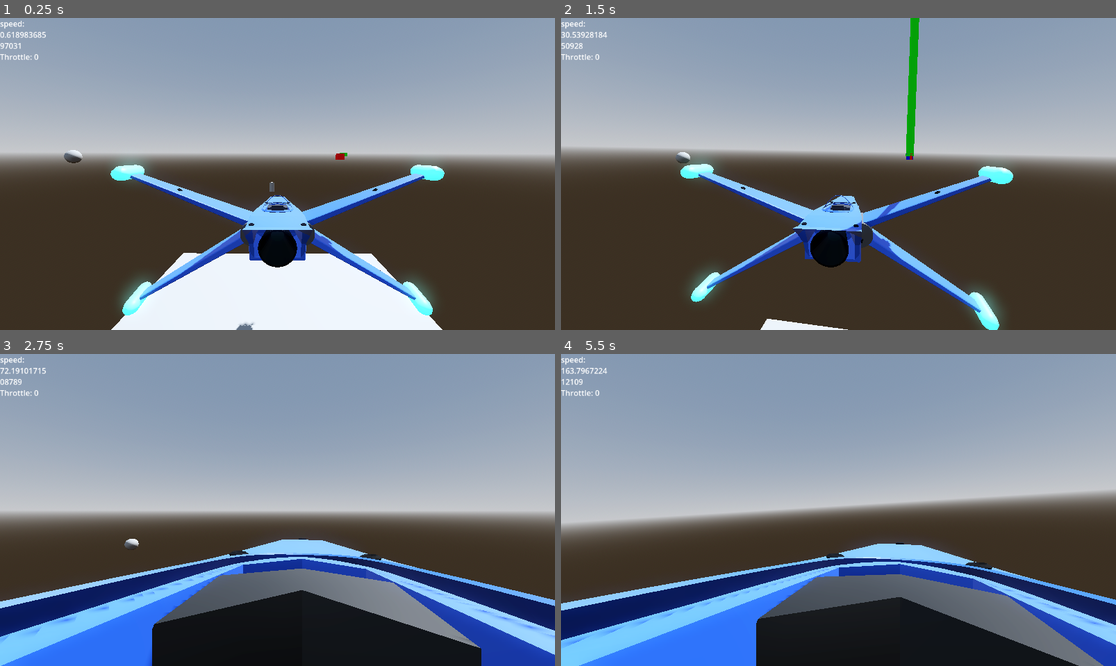
Above: before the commit, frames 1-4 (two rows, left to right).
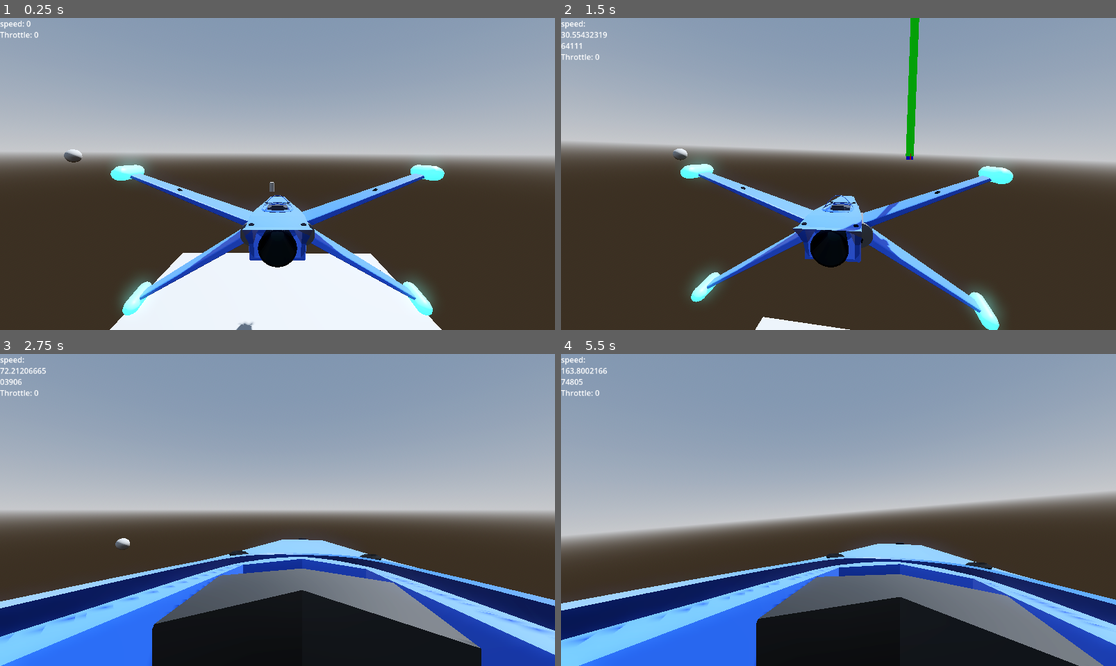
Above: after the commit, the same moments.

Repository: ZoeTheFox/oddity
Game: Godot game, scene res://Scenes/Main Scene/Main.tscn
The game is run twice, just before and just after one commit, with the same random seed, the same clock (stepped at 60 frames per second) and the same inputs.
Inputs (mouse positions are in pixels of both pictures, inside the frame that each line leads up to):
- Up to frame 1 (0.25 s): no input
- Up to frame 2 (1.5 s): move the mouse to (866, 174) at 0.52 s; hold Alt (camera-look-around) 0.53-1.28 s; hold Space (move-up) from 0.53 s (still down); move the mouse to (810, 174) at 1.27 s; tap Alt (camera-look-around) at 1.35 s
- Up to frame 3 (2.75 s): keep holding Space (move-up); move the mouse to (288, 503) at 2.02 s; hold K (camera-switch-view) from 2.03 s (still down); tap Alt (camera-look-around) at 2.3 s
- Up to frame 4 (5.5 s): keep holding Space (move-up); move the mouse to (832, 516) at 2.77 s; release K (camera-switch-view) at 2.78 s; tap Alt (camera-look-around) at 2.85, 4.55 s; move the mouse to (877, 513) at 3.52 s; hold Alt (camera-look-around) 3.53-4.28 s; move the mouse to (794, 506) at 4.27 s; tap K (camera-switch-view) at 4.35 s; move the mouse to (844, 510) at 5.02 s; hold Alt (camera-look-around) from 5.03 s (still down)

The runs differ from the first frame. In frame 1, 0.4% of the frame differs, in the area x 0-80%, y 0-100%; in frame 2, 2.5%; in frame 3, 0.4%; in frame 4, 5.4%, in the area x 0-99%, y 4-100%.

Commit message:
experimenting with controls

Diff:
--- a/Oddity/Scenes/Spaceship/Scripts/FlightControl/SimpleFlightControlSystem.gd
+++ b/Oddity/Scenes/Spaceship/Scripts/FlightControl/SimpleFlightControlSystem.gd
@@ -50,22 +50,7 @@
 
 	if (thrust_left == false and thrust_right == false and flight_assist):
 
-		var throttle = 100
-
-		print(abs(velocity.x))
-
-		#this is temporary.
-		if (abs(velocity.x) < 50):
-			throttle = 100
-		elif (abs(velocity.x) < 30):
-			throttle = 50
-		elif (abs(velocity.x) < 15):
-			throttle = 25
-		elif (abs(velocity.x) < 5):
-			throttle = 10
-		elif (abs(velocity.x) < 2):
-			throttle = 5
-			print("fife")
+		var throttle = calc_throttle(velocity.x)
 
 		if (velocity.x > 0):
 			apply_thrust(-transform.basis.x, max_thrust_left, throttle)
@@ -73,18 +58,7 @@
 			apply_thrust(transform.basis.x, max_thrust_right, throttle)
 
 	if (thrust_up == false and thrust_down == false and flight_assist):
-		var throttle = 100
-		#this is temporary.
-		if (abs(velocity.y) > 30):
-			throttle = 100
-		elif (abs(velocity.y) < 30):
-			throttle = 50
-		elif (abs(velocity.y) < 15):
-			throttle = 25
-		elif (abs(velocity.y) < 5):
-			throttle = 10
-		elif (abs(velocity.y) < 2):
-			throttle = 5
+		var throttle = calc_throttle(velocity.y)
 
 		if (velocity.y > 0):
 			apply_thrust(-transform.basis.y, max_thrust_down, throttle)
@@ -94,22 +68,18 @@
 	if (roll_left == false and roll_right == false and flight_assist):
 
 		var throttle = 100
-		#this is temporary.
-		if (abs(local_angular_velocity.z) > 30):
-			throttle = 100
-		elif (abs(local_angular_velocity.z) < 30):
-			throttle = 50
-		elif (abs(local_angular_velocity.z) < 15):
-			throttle = 25
-		elif (abs(local_angular_velocity.z) < 5):
-			throttle = 10
-		elif (abs(local_angular_velocity.z) < 2):
-			throttle = 5
 
 		if (local_angular_velocity.z > 0):
 			apply_torque(-transform.basis.z * throttle / 100.0 * 1000 * get_process_delta_time())
 		else:
 			apply_torque(transform.basis.z * throttle / 100.0 * 1000 * get_process_delta_time())
+
+func calc_throttle(velocity):
+	if (abs(velocity) > 10):
+		return 100
+
+	return 	(100.0 / 10) * abs(velocity)
+
 
 func calc_local_velocity():
 
--- a/Oddity/Scenes/Spaceship/Scripts/FlightControl/UserControl.gd
+++ b/Oddity/Scenes/Spaceship/Scripts/FlightControl/UserControl.gd
@@ -26,6 +26,7 @@
 var throttle_sensivity : float
 
 var mouseInput = Vector2(0,0)
+var mouseJoyInput = Vector2(0,0)
 
 @onready
 var timer := $Timer
@@ -87,8 +88,8 @@
 		no_roll_right.emit()
 
 	if not Input.is_action_pressed("camera-look-around"):
-		yaw.emit(mouseInput.x)
-		pitch.emit(mouseInput.y)
+		yaw.emit(mouseInput.x / 2)
+		pitch.emit(mouseInput.y / 2)
 
 	#print(throttle)
 
@@ -97,7 +98,6 @@
 func _physics_process(delta):
 	mouseInput = Vector2(0,0)
 	mouseInput = Input.get_last_mouse_velocity().normalized()
-	#print("Mouse: ", mouseInput)
 
 func _on_timer_timeout():
 	if (throttle < throttle_deadzone and throttle > -throttle_deadzone):
